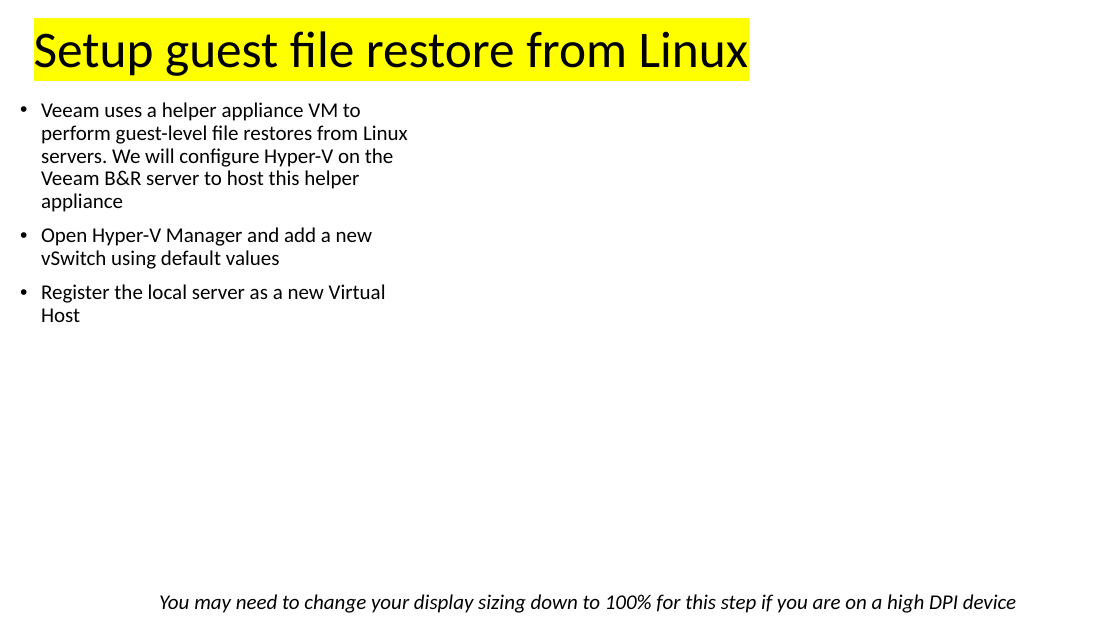
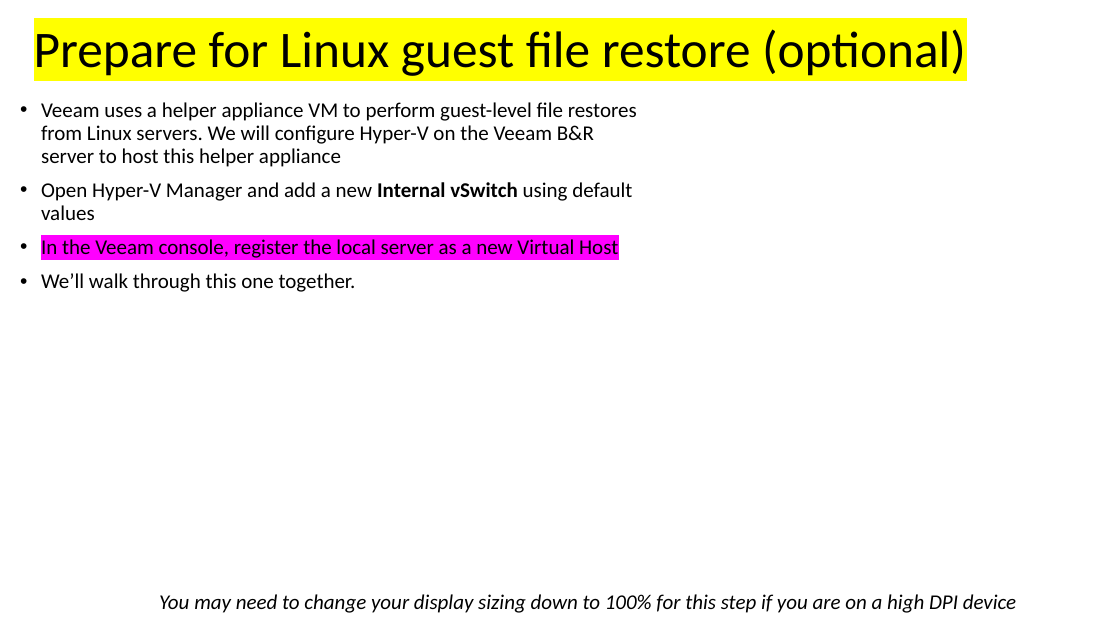
Before and after one commit to dkirby-ms/VeeamOnAzureLab, a slide deck: slide 18 of Veeam Lab Guide.pptx. Drawn at 1120x630 pixels with LibreOffice and Linux fonts; fonts in the diff are those of the drawing. Boxes give left, top, right and bottom in pixels: in the first picture for what was removed or moved away, otherwise in the second. Text is boxed around its words. In the diff, an @@ line names an element or a change of style, - is before the commit and + after.

```diff
--- a/Veeam Lab Guide.pptx
+++ b/Veeam Lab Guide.pptx
@@ title at <box>34,29,966,76</box>: text changed @@
-Setup guest file restore from Linux
+Prepare for Linux guest file restore (optional)
@@ text at <box>41,182,632,292</box>: text changed @@
-• Open Hyper-V Manager and add a new vSwitch using default values
-• Register the local server as a new Virtual Host
+• Open Hyper-V Manager and add a new Internal vSwitch using default values
+• In the Veeam console, register the local server as a new Virtual Host
+• We’ll walk through this one together.
```
Also in this commit, not shown: 1 other slide changed, 1 slide added, 2 other files.
